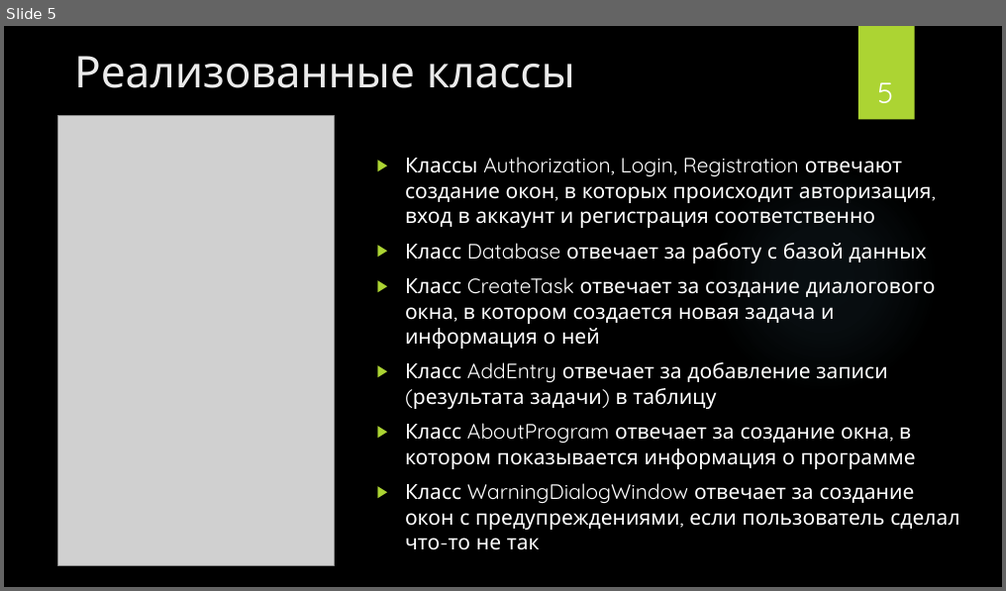
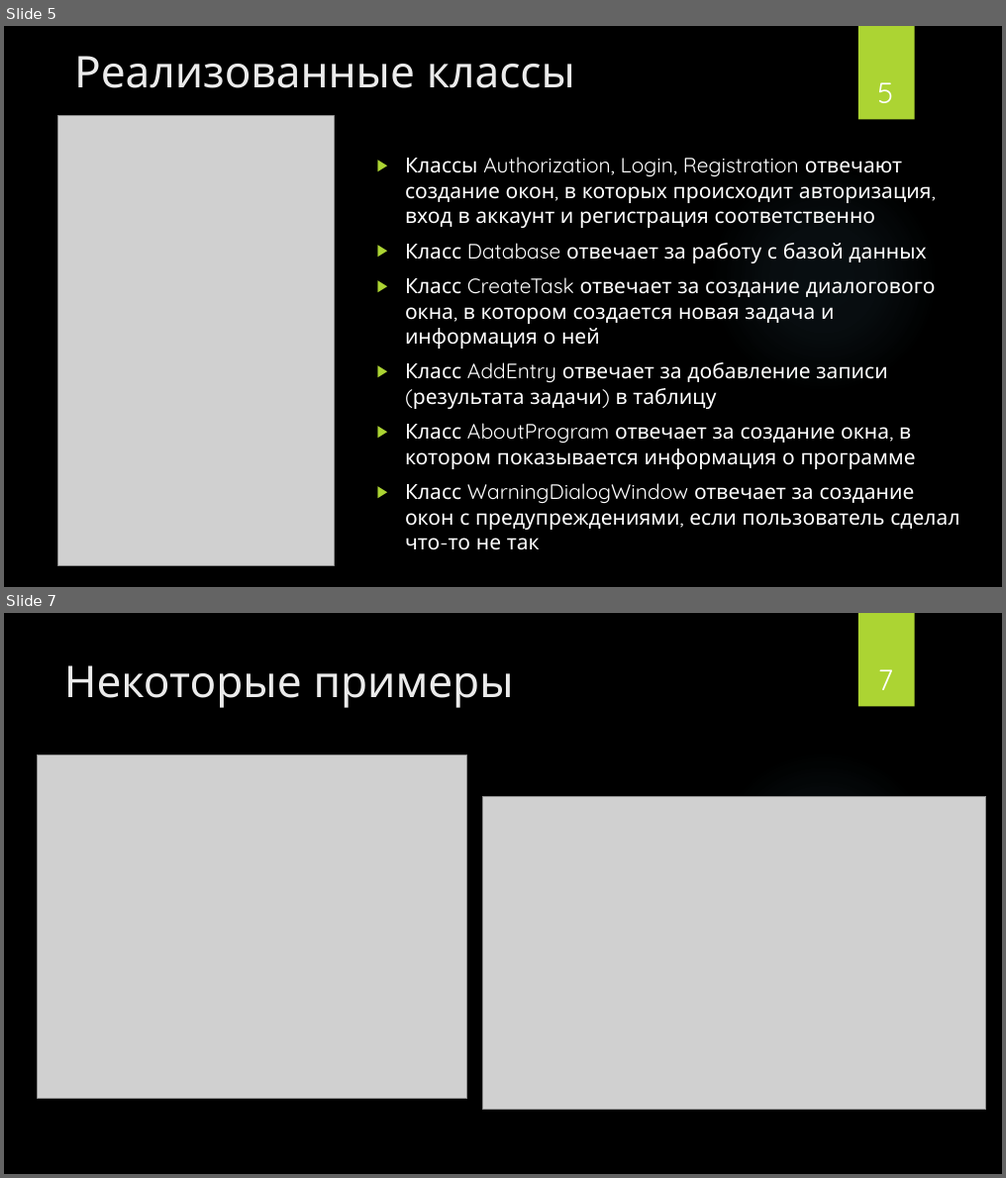
Before and after one commit to BorislavTimoshin/TaskCompletionDiary, a slide deck: description_project/Презентация.pptx. Shown one above the other, each under a label of ours: slide 5 before the commit, slides 5 and 7 after it; the slides between them are not shown. The pictures are 1006x591 and 1006x1178 pixels, drawn with LibreOffice and Linux fonts; fonts in the diff are those of the drawing; grey boxes stand for pictures; background and template pictures are left out. Boxes give left, top, right and bottom in pixels: in the first picture for what was removed or moved away, otherwise in the second. Text is boxed around its words. In the diff, an @@ line names an element or a change of style, - is before the commit and + after.

```diff
--- a/description_project/Презентация.pptx
+++ b/description_project/Презентация.pptx
@@ slide 7 added at <box>4,613,1002,1174</box>, background picture (left out); not listed: 2 template elements that a slide beside it also shows @@
@@ title added at <box>64,665,514,708</box>, 42 pt, text #EBEBEB @@
+Некоторые примеры
@@ page number added at <box>878,669,893,690</box>, 28 pt, text #FFFFFF @@
+7
@@ picture added at <box>38,756,467,1099</box> @@
@@ picture added at <box>483,796,986,1109</box> @@
```
Also in this commit, not shown: 5 slides changed, 10 other files.
